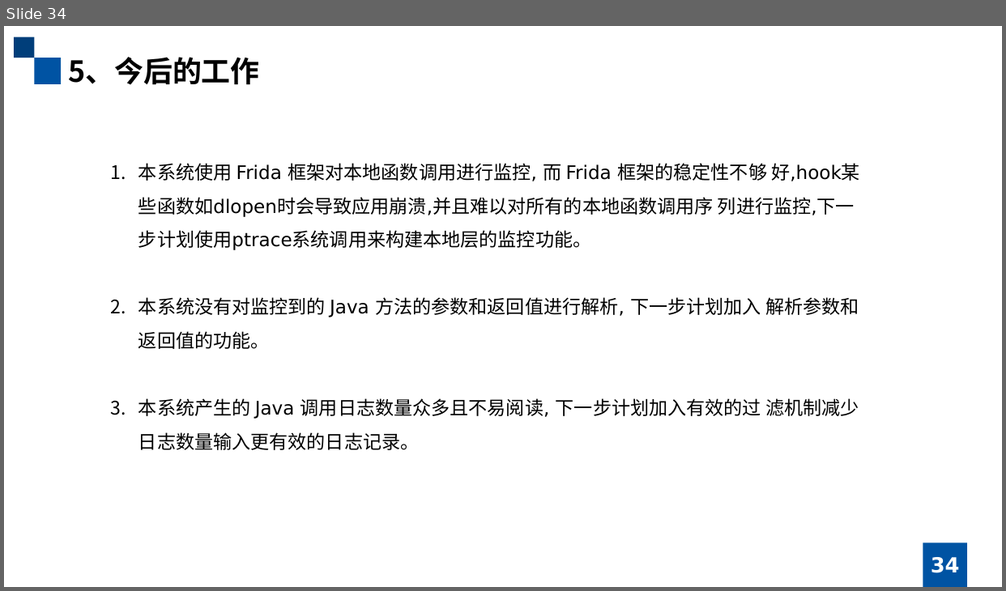
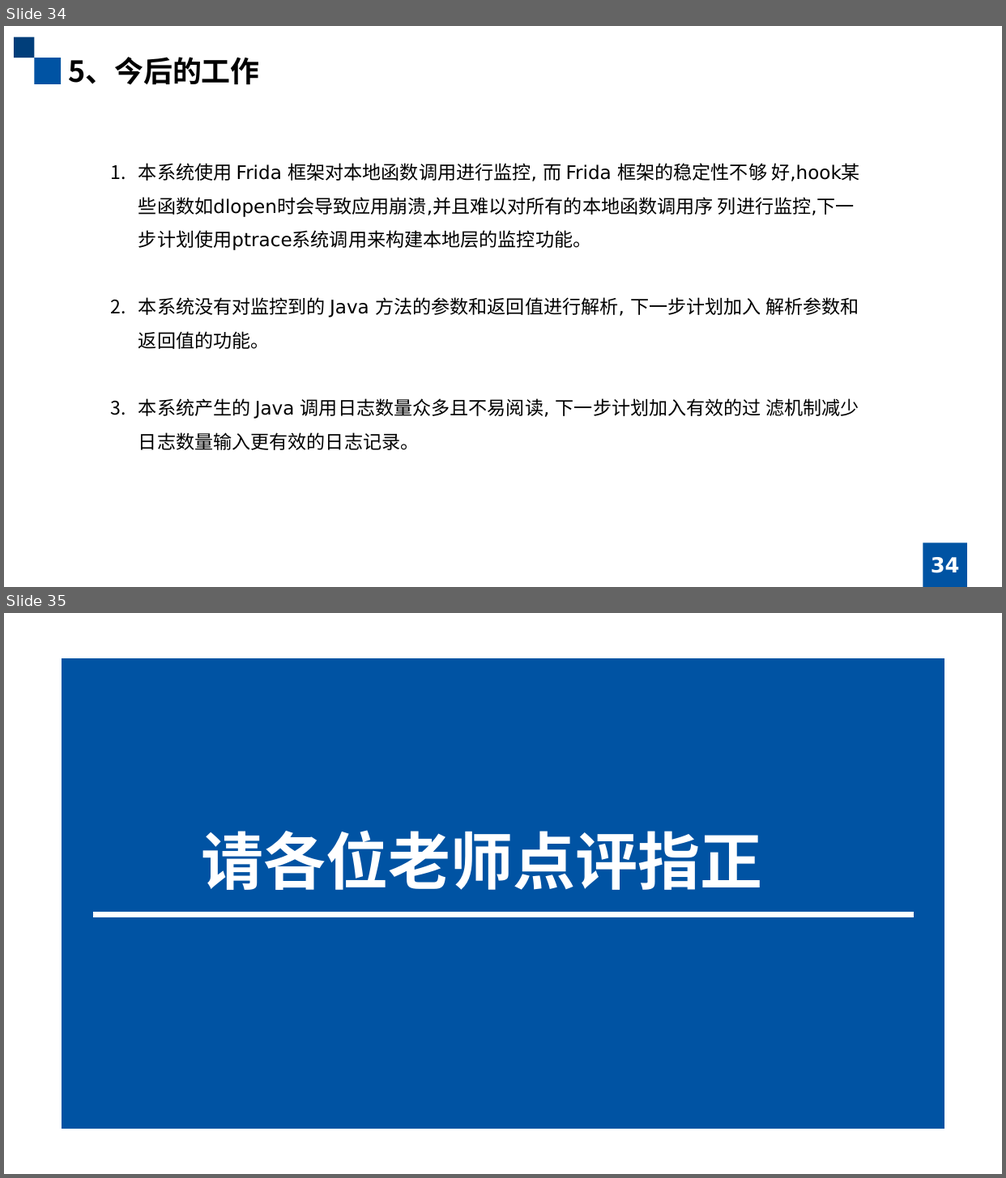
Before and after one commit to january147/Graduation_Project, a slide deck: ppt/移动应用的动态行为捕获.pptx. Shown one above the other, each under a label of ours: slide 34 before the commit, slides 34 and 35 after it. The pictures are 1006x591 and 1006x1178 pixels, drawn with LibreOffice and Linux fonts; fonts in the diff are those of the drawing. Boxes give left, top, right and bottom in pixels: in the first picture for what was removed or moved away, otherwise in the second. Text is boxed around its words. In the diff, an @@ line names an element or a change of style, - is before the commit and + after.

```diff
--- a/ppt/移动应用的动态行为捕获.pptx
+++ b/ppt/移动应用的动态行为捕获.pptx
@@ slide 35 added at (x1=4, y1=613, x2=1002, y2=1174), background #FFFFFF @@
@@ rectangle added at (x1=61, y1=658, x2=945, y2=1130), fill #0053A3, outline #FFFFFF 1 pt @@
@@ text added at (x1=201, y1=830, x2=762, y2=890), 60 pt, text #FFFFFF, bold @@
+请各位老师点评指正
@@ line added from (94, 914) to (914, 914), #FFFFFF 5 pt @@
```
Also in this commit, not shown: 1 slide changed, 1 slide removed.
